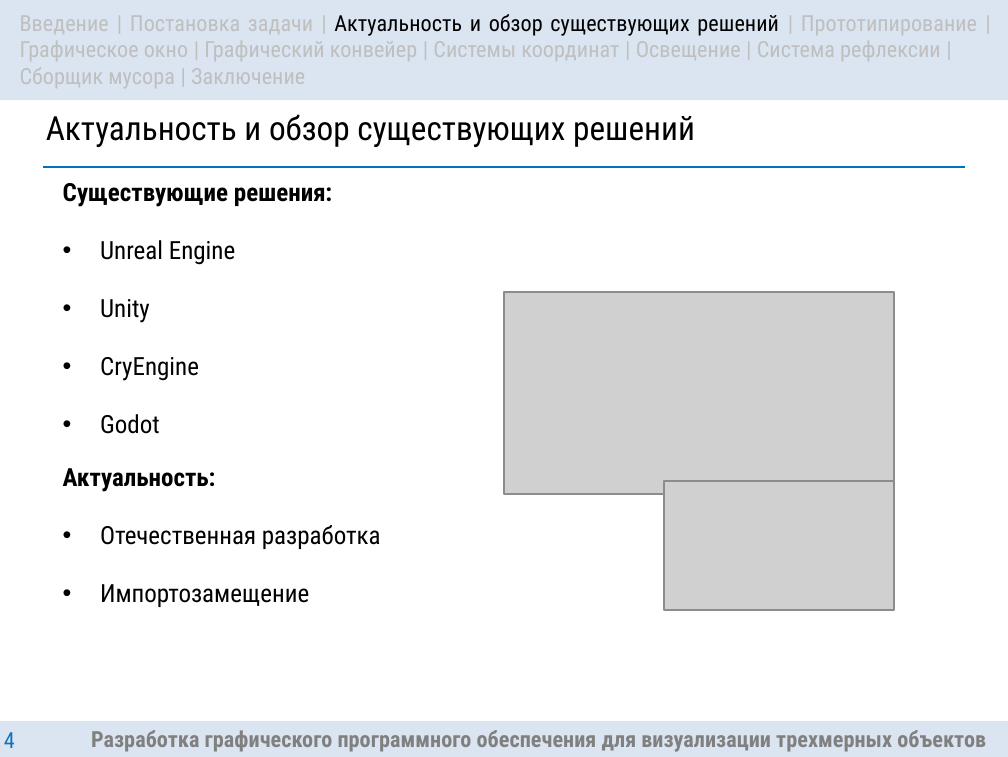
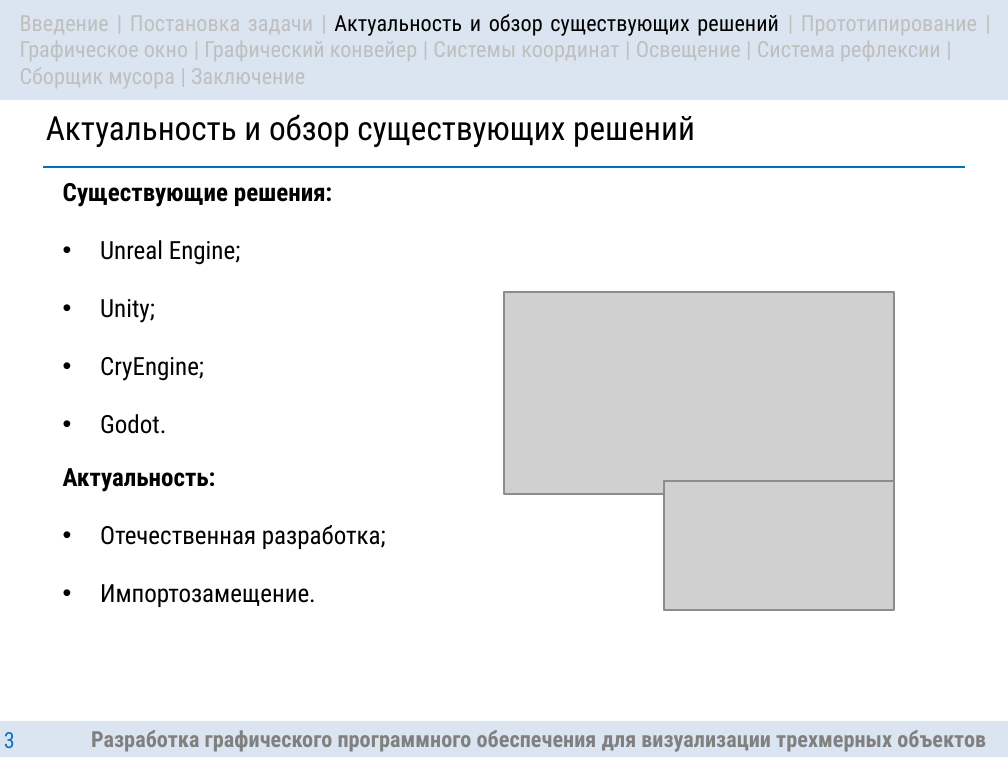
Before and after one commit to DanielDaVinci/Diploma, a slide deck: slide 3 of MIMAPS/presentation/Presentation.pptx (slide 4 before the commit). Drawn at 1008x757 pixels with LibreOffice and Linux fonts; fonts in the diff are those of the drawing; grey boxes stand for pictures. Boxes give left, top, right and bottom in pixels: in the first picture for what was removed or moved away, otherwise in the second. Text is boxed around its words. In the diff, an @@ line names an element or a change of style, - is before the commit and + after.

```diff
--- a/MIMAPS/presentation/Presentation.pptx
+++ b/MIMAPS/presentation/Presentation.pptx
@@ text at (100, 240, 240, 434): text changed @@
-• Unreal Engine
-• Unity
-• CryEngine
-• Godot
+• Unreal Engine;
+• Unity;
+• CryEngine;
+• Godot.
@@ text at (100, 525, 386, 607): text changed @@
-• Отечественная разработка
-• Импортозамещение
+• Отечественная разработка;
+• Импортозамещение.
@@ page number at (4, 732, 15, 748): text changed @@
-4
+3
```
Also in this commit, not shown: 4 other slides changed, 2 slides removed.
